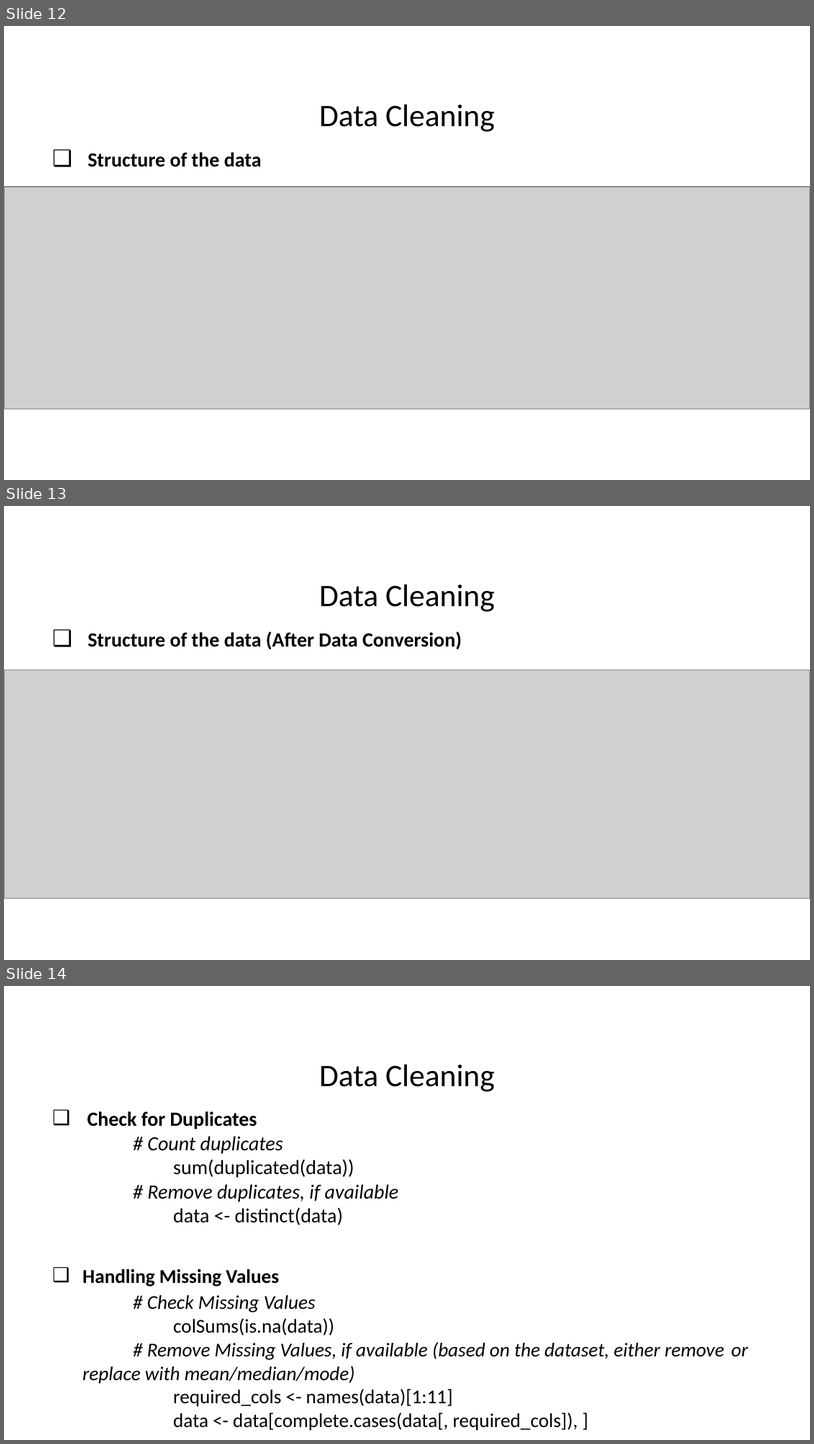
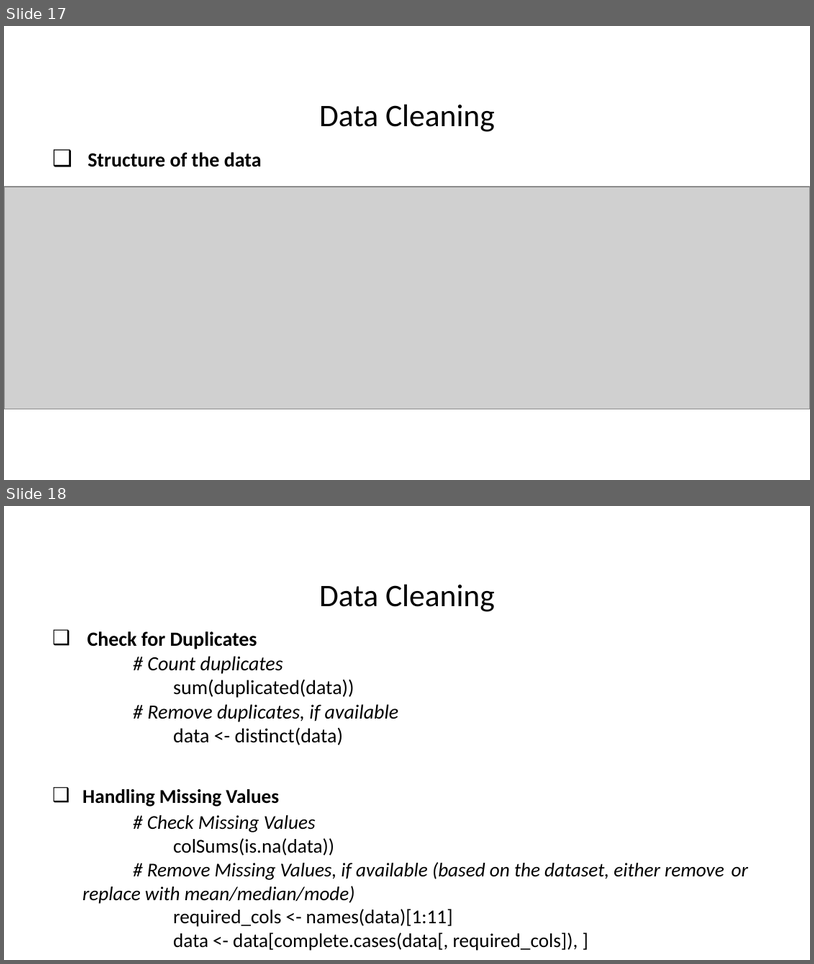
Before and after one commit to Sridhar-MSinDS/Health-Information-Technology-750, a slide deck: FinalPresentation_Team3_HIT750.pptx. Shown one above the other, each under a label of ours: slides 12, 13 and 14 before the commit, slides 17 and 18 after it. The pictures are 814x1444 and 814x964 pixels, drawn with LibreOffice and Linux fonts; fonts in the diff are those of the drawing; grey boxes stand for pictures; background and template pictures are left out. Boxes give left, top, right and bottom in pixels: in the first picture for what was removed or moved away, otherwise in the second. Text is boxed around its words. In the diff, an @@ line names an element or a change of style, - is before the commit and + after.

```diff
--- a/FinalPresentation_Team3_HIT750.pptx
+++ b/FinalPresentation_Team3_HIT750.pptx
@@ slide 13 removed at bbox=[4, 506, 810, 960], background #FFFFFF @@
@@ text removed at bbox=[319, 584, 495, 612] @@
-Data Cleaning
@@ title removed at bbox=[88, 631, 462, 649] @@
-❑ Structure of the data (After Data Conversion)
@@ picture removed at bbox=[4, 669, 810, 898] @@
@@ what was slide 12 is now slide 17 @@
@@ what was slide 14 is now slide 18 @@
```
Also in this commit, not shown: 3 slides changed, 18 slides added, 4 other slides removed.
